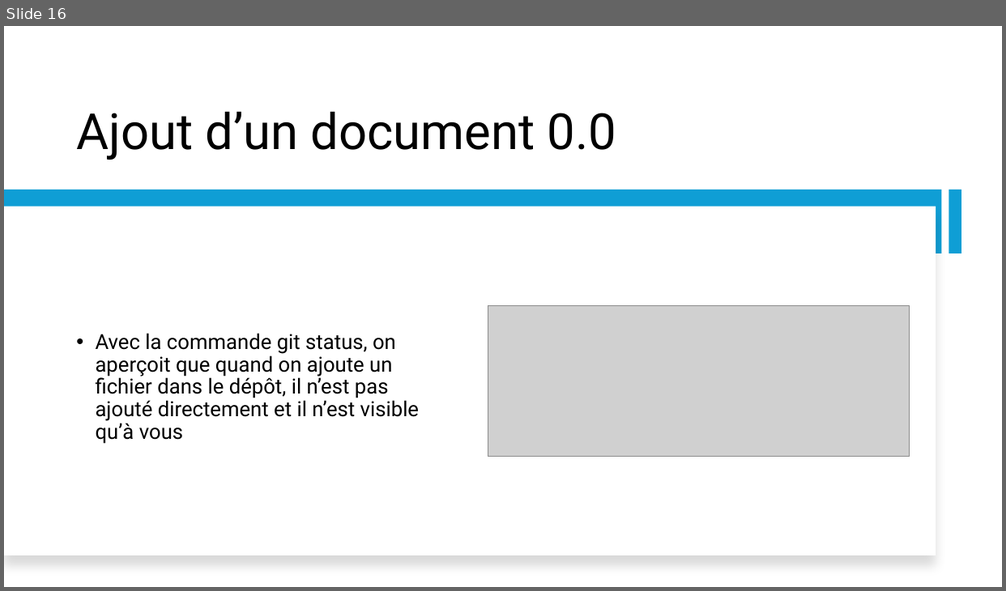
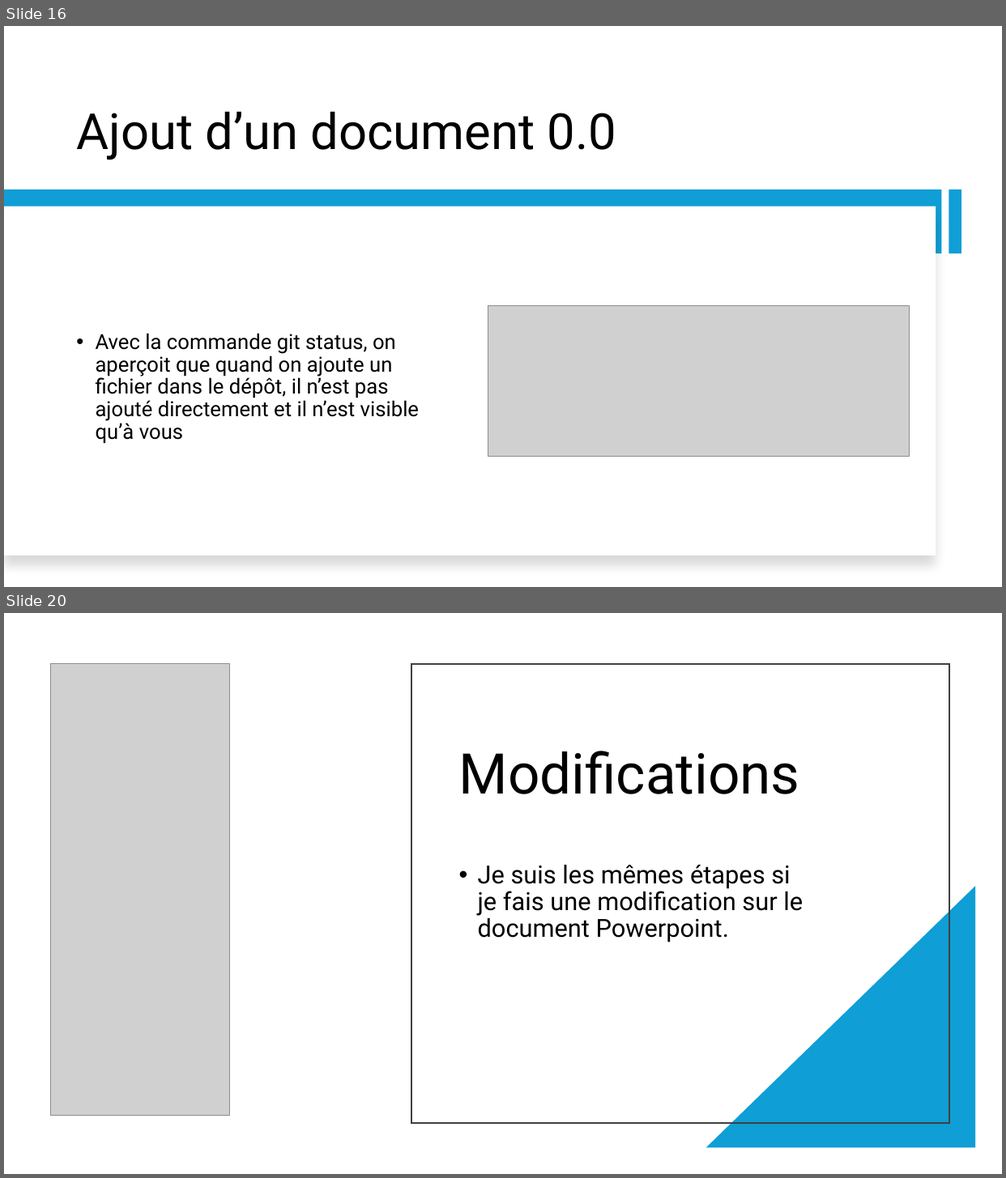
Before and after one commit to HugoSiriphong/TPSecurity, a slide deck: TP PROJET SCRUMDevSecOps.pptx. Shown one above the other, each under a label of ours: slide 16 before the commit, slides 16 and 20 after it; the slides between them are not shown. The pictures are 1006x591 and 1006x1178 pixels, drawn with LibreOffice and Linux fonts; fonts in the diff are those of the drawing; grey boxes stand for pictures. Boxes give left, top, right and bottom in pixels: in the first picture for what was removed or moved away, otherwise in the second. Text is boxed around its words. In the diff, an @@ line names an element or a change of style, - is before the commit and + after.

```diff
--- a/TP PROJET SCRUMDevSecOps.pptx
+++ b/TP PROJET SCRUMDevSecOps.pptx
@@ slide 20 added at [4, 613, 1002, 1174], background #FFFFFF @@
@@ picture added at [50, 664, 230, 1115] @@
@@ rectangle added at [411, 664, 949, 1122], outline #404040 1.5 pt @@
@@ title added at [459, 751, 800, 794], 54 pt, text #000000 @@
+Modifications
@@ text added at [478, 865, 803, 943], 24 pt, text #000000 @@
+• Je suis les mêmes étapes si je fais une modification sur le document Powerpoint.
@@ right triangle added at [706, 886, 976, 1148], fill #0F9ED5 @@
```
Also in this commit, not shown: 1 slide changed, 5 other slides added.
